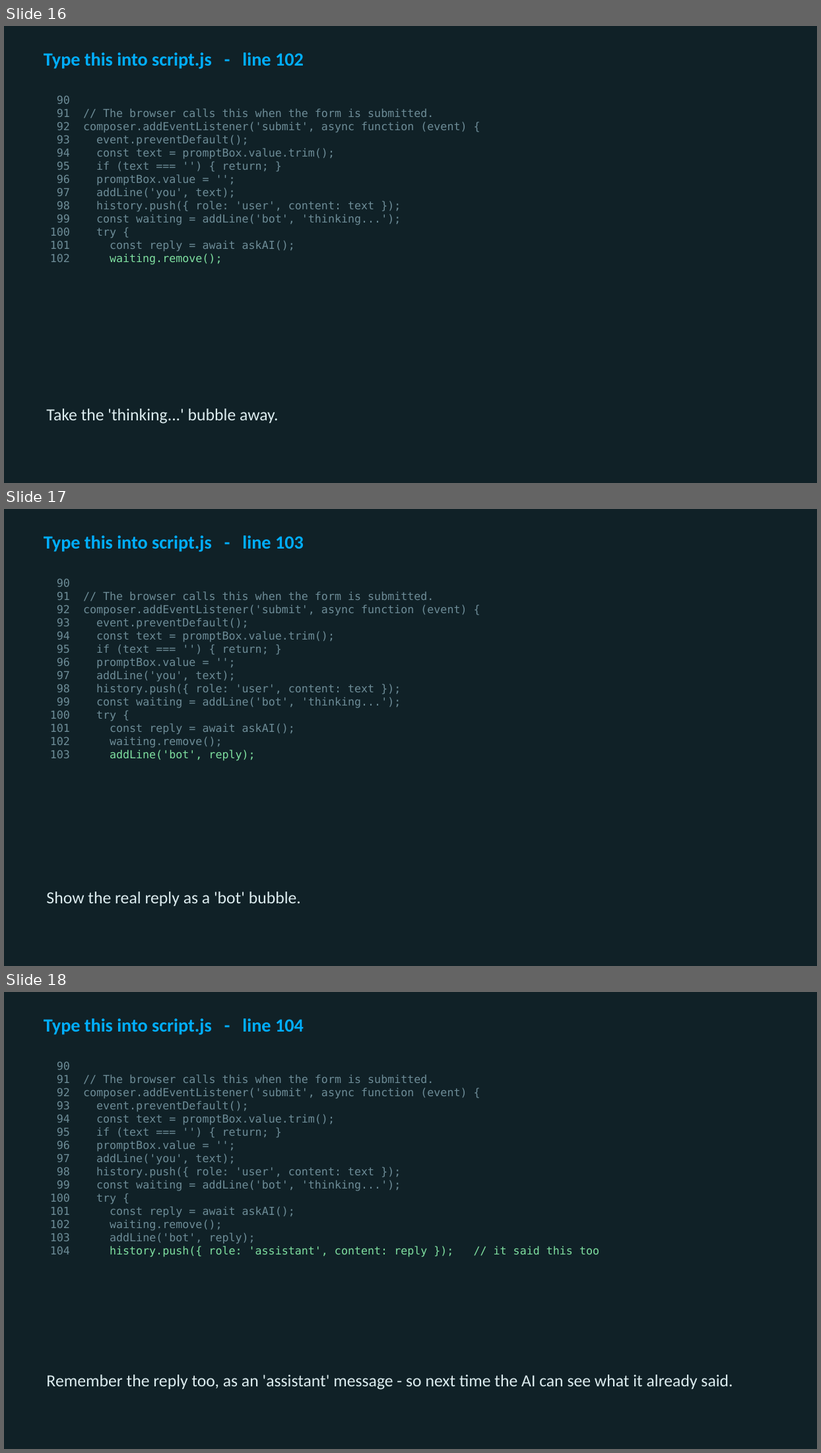
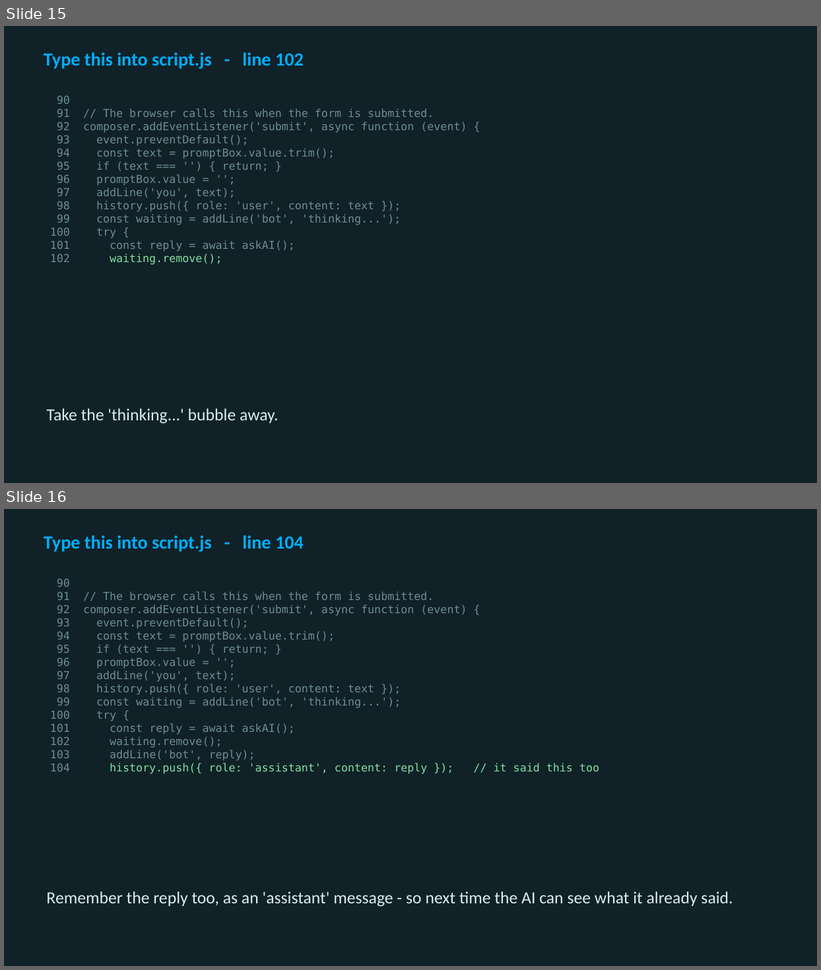
Before and after one commit to utgapps/utgapps.github.io, a slide deck: ai101/slides/week-07.pptx. Shown one above the other, each under a label of ours: slides 16, 17 and 18 before the commit, slides 15 and 16 after it. The pictures are 821x1453 and 821x970 pixels, drawn with LibreOffice and Linux fonts; fonts in the diff are those of the drawing. Boxes give left, top, right and bottom in pixels: in the first picture for what was removed or moved away, otherwise in the second. Text is boxed around its words. In the diff, an @@ line names an element or a change of style, - is before the commit and + after.

```diff
--- a/ai101/slides/week-07.pptx
+++ b/ai101/slides/week-07.pptx
@@ slide 17 removed at (4,509,817,966), background #102127 @@
@@ text removed at (44,535,304,552) @@
-Type this into script.js - line 103
@@ text removed at (57,578,467,761) @@
-90
-91 // The browser calls this when the form is submitted.
-92 composer.addEventListener('submit', async function (event) {
-93 event.preventDefault();
-94 const text = promptBox.value.trim();
-95 if (text === '') { return; }
-96 promptBox.value = '';
-97 addLine('you', text);
-98 history.push({ role: 'user', content: text });
-99 const waiting = addLine('bot', 'thinking...');
-100 try {
-101 const reply = await askAI();
-102 waiting.remove();
-103 addLine('bot', reply);
@@ text removed at (46,892,301,906) @@
-Show the real reply as a 'bot' bubble.
@@ what was slide 16 is now slide 15 @@
@@ what was slide 18 is now slide 16 @@
```
Also in this commit, not shown: 3 slides changed, 2 other slides removed, 23 other files.
